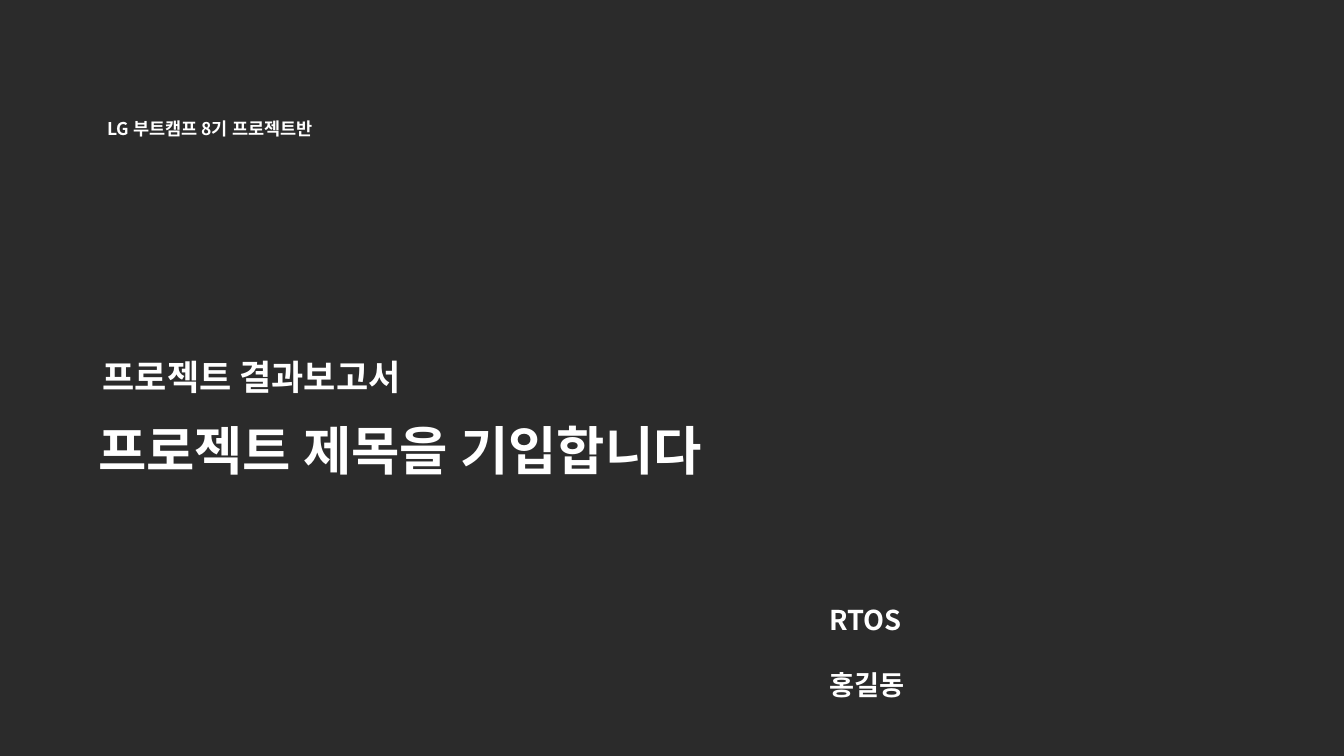
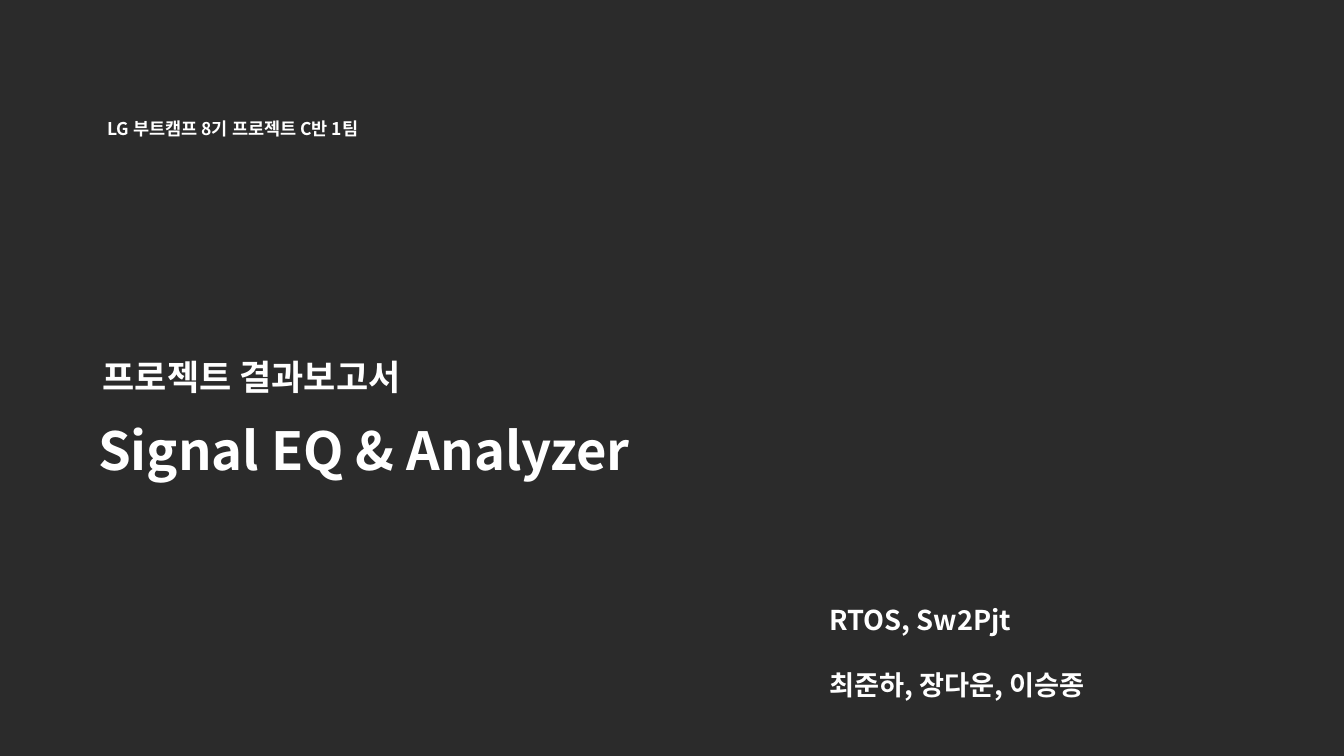
Before and after one commit to DawoonJang/custom_rtos_stm32f103, a slide deck: slide 1 of report/LG_부트캠프_08기_C반_결과보고서(1팀).pptx. Drawn at 1344x756 pixels with LibreOffice and Linux fonts; fonts in the diff are those of the drawing; background and template pictures are left out; a plain dark background stands for a picture behind light text. Boxes give left, top, right and bottom in pixels: in the first picture for what was removed or moved away, otherwise in the second. Text is boxed around its words. In the diff, an @@ line names an element or a change of style, - is before the commit and + after.

```diff
--- a/report/LG_부트캠프_08기_C반_결과보고서(1팀).pptx
+++ b/report/LG_부트캠프_08기_C반_결과보고서(1팀).pptx
@@ text at bbox=[107, 120, 358, 137]: text changed @@
-LG 부트캠프 8기 프로젝트반
+LG 부트캠프 8기 프로젝트 C반 1팀
@@ text at bbox=[98, 427, 630, 483]: text changed @@
-프로젝트 제목을 기입합니다
+Signal EQ & Analyzer
@@ text at bbox=[829, 608, 1085, 701]: text changed @@
-RTOS
-홍길동
+RTOS, Sw2Pjt
+최준하, 장다운, 이승종
```
Also in this commit, not shown: 8 other slides changed, 7 slides added, 2 slides removed.
